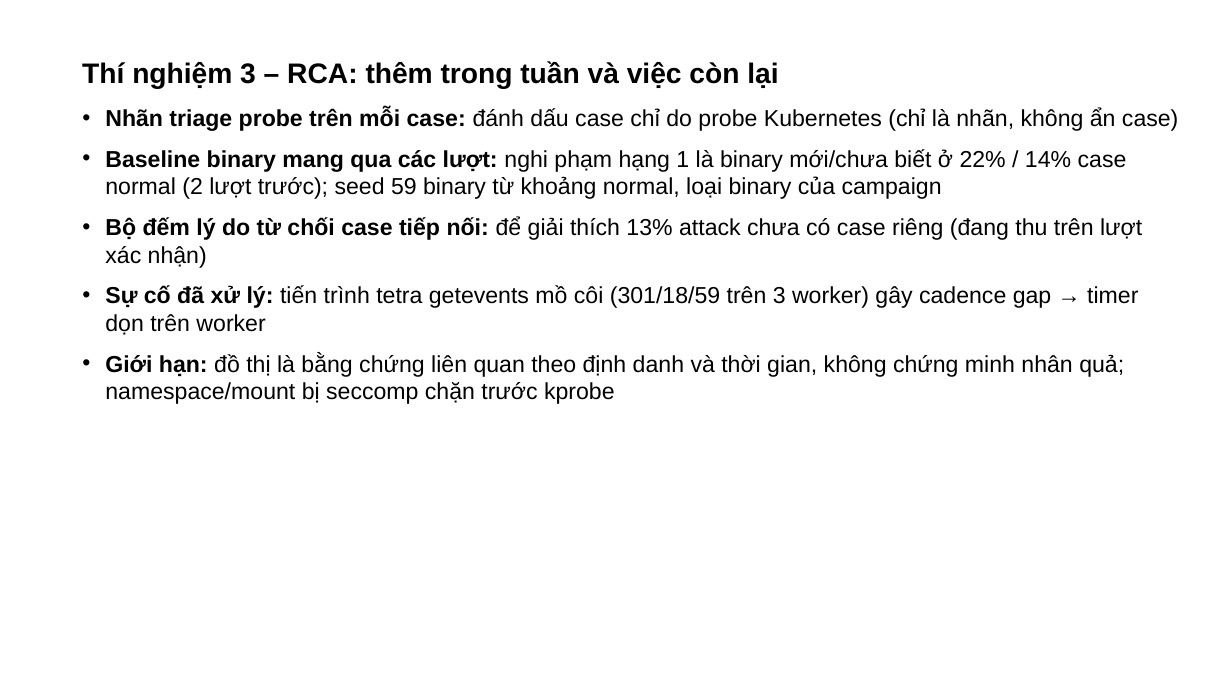
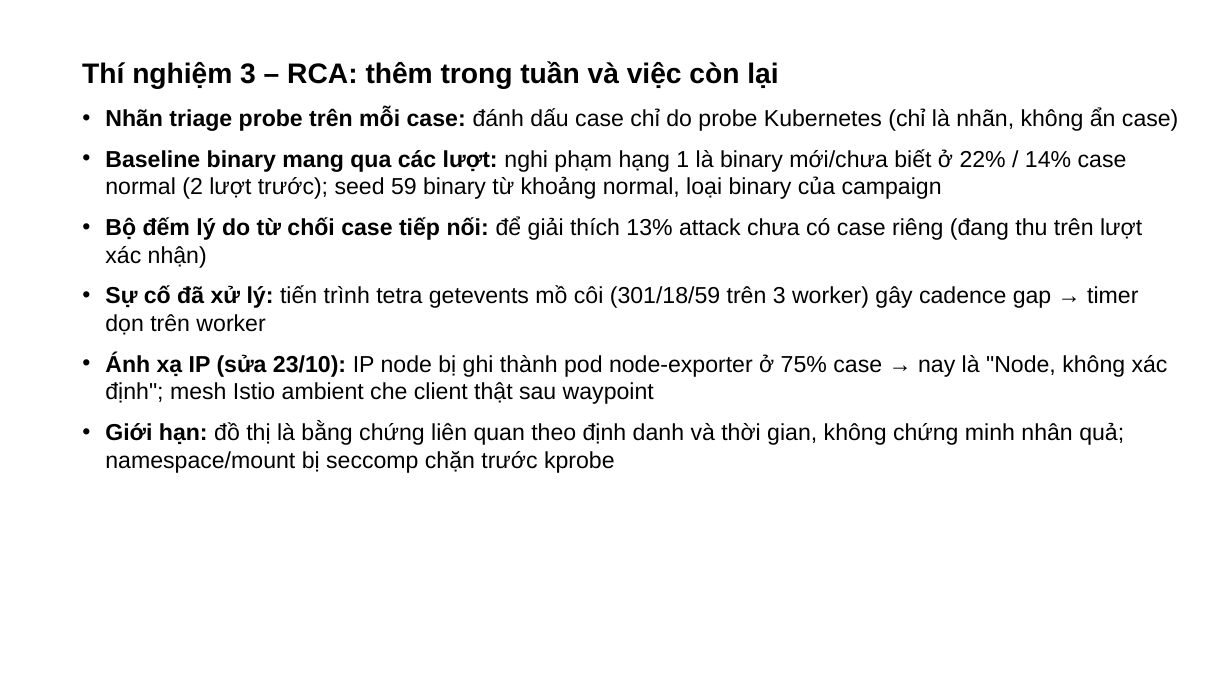
Before and after one commit to tndat-dev/eBPF-project, a slide deck: slide 17 of docs/Slide-runtime_security(23_10).pptx (slide 16 before the commit). Drawn at 1232x693 pixels with LibreOffice and Linux fonts; fonts in the diff are those of the drawing. Boxes give left, top, right and bottom in pixels: in the first picture for what was removed or moved away, otherwise in the second. Text is boxed around its words. In the diff, an @@ line names an element or a change of style, - is before the commit and + after.

```diff
--- a/docs/Slide-runtime_security(23_10).pptx
+++ b/docs/Slide-runtime_security(23_10).pptx
@@ text at (105, 353, 1168, 404): paragraph added @@
+• Ánh xạ IP (sửa 23/10): IP node bị ghi thành pod node-exporter ở 75% case → nay là "Node, không xác định"; mesh Istio ambient che client thật sau waypoint
```
Also in this commit, not shown: 8 other slides changed, 2 slides added, 1 slide removed, 2 other files.
